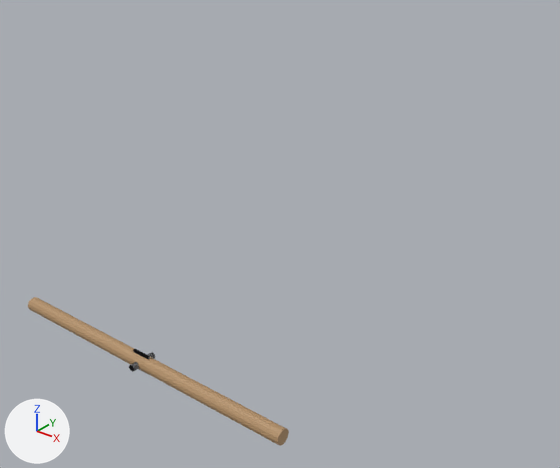
Renders of the glTF model public/models/authoring/railing-handrail-1m.glb from each side of a commit.
The view is the same before and after, from a 50 mm camera at (1.418, -1.16, 1.262) aimed at (0.383, 0.134, 0.46). Lighting does not change. The marker at lower left points along +X, +Y and +Z. The older version comes first. Where no turn or scale is listed for an object, it has been applied to the vertices. Vertices at exactly the same position are counted once.

In view in the first picture: 'Bracket_0.15', 'Handrail', 'Plate_0.85'.
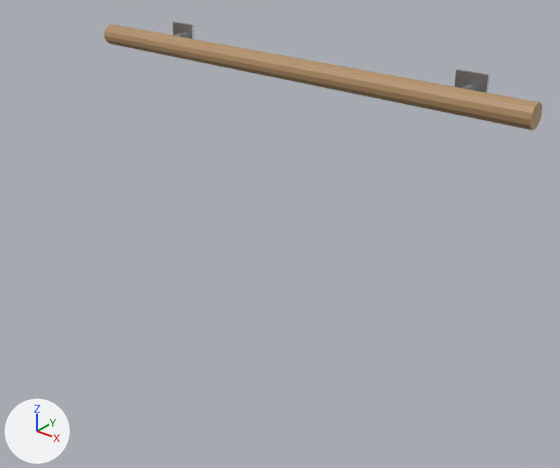
Edits to the scene script, one JSON object a line:
```json
{"block": "me_bracket_0_001", "where": "# used by ob_bracket_0_15; location = (0.0, 0.0, 0.0)"}
{"op": "remove", "block": "me_bracket_0_001", "code": "me_bracket_0_001.from_pydata(...)  # 20 vertices, 36 faces; spans x -0.0095..0.0095, y -0.04..0.04, z -0.01..0.01"}
{"op": "add", "block": "me_bracket_0_001", "code": "me_bracket_0_001.from_pydata(...)  # 20 vertices, 36 faces; spans x 0.1405..0.1595, y 0.0..0.08, z 0.89..0.91"}
{"block": "me_bracket_0_001", "change": "me_bracket_0_001 part 1: the whole mesh is moved by (0.15, 0.04, 0.9)"}
{"block": "me_bracket_0_002", "where": "# used by ob_bracket_0_85; location = (0.0, 0.0, 0.0)"}
{"op": "remove", "block": "me_bracket_0_002", "code": "me_bracket_0_002.from_pydata(...)  # 20 vertices, 36 faces; spans x -0.0095..0.0095, y -0.04..0.04, z -0.01..0.01"}
{"op": "add", "block": "me_bracket_0_002", "code": "me_bracket_0_002.from_pydata(...)  # 20 vertices, 36 faces; spans x 0.8405..0.8595, y 0.0..0.08, z 0.89..0.91"}
{"block": "me_bracket_0_002", "change": "me_bracket_0_002 part 2: the whole mesh is moved by (0.85, 0.04, 0.9)"}
{"block": "me_handrail_001", "where": "# used by ob_handrail; location = (0.0, 0.0, 0.0)"}
{"op": "remove", "block": "me_handrail_001", "code": "me_handrail_001.from_pydata(...)  # 28 vertices, 52 faces; spans x -0.5..0.5, y -0.022..0.022, z -0.021..0.021"}
{"op": "add", "block": "me_handrail_001", "code": "me_handrail_001.from_pydata(...)  # 28 vertices, 52 faces; spans x 0.0..1.0, y -0.022..0.022, z 0.879..0.921"}
{"block": "me_handrail_001", "change": "me_handrail_001 part 3: the whole mesh is moved by (0.5, 0.0, 0.9)"}
{"block": "me_plate_0_001", "where": "# used by ob_plate_0_15; location = (0.0, 0.0, 0.0)"}
{"op": "remove", "block": "me_plate_0_001", "code": "me_plate_0_001.from_pydata(...)  # 8 vertices, 12 faces; spans x -0.03..0.03, y -0.003..0.003, z -0.03..0.03"}
{"op": "add", "block": "me_plate_0_001", "code": "me_plate_0_001.from_pydata(...)  # 8 vertices, 12 faces; spans x 0.12..0.18, y 0.077..0.083, z 0.87..0.93"}
{"block": "me_plate_0_001", "change": "me_plate_0_001 part 4: the whole mesh is moved by (0.15, 0.08, 0.9)"}
{"block": "me_plate_0_002", "where": "# used by ob_plate_0_85; location = (0.0, 0.0, 0.0)"}
{"op": "remove", "block": "me_plate_0_002", "code": "me_plate_0_002.from_pydata(...)  # 8 vertices, 12 faces; spans x -0.03..0.03, y -0.003..0.003, z -0.03..0.03"}
{"op": "add", "block": "me_plate_0_002", "code": "me_plate_0_002.from_pydata(...)  # 8 vertices, 12 faces; spans x 0.82..0.88, y 0.077..0.083, z 0.87..0.93"}
{"block": "me_plate_0_002", "change": "me_plate_0_002 part 5: the whole mesh is moved by (0.85, 0.08, 0.9)"}
```

Boxes (x1, y1, x2, y2) around the edits, measured in the pictures (560 x 468 px):
```json
{"object": "Handrail", "change": "moved", "before": [28, 297, 289, 446], "after": [104, 24, 542, 130]}
{"object": "Plate_0.85", "change": "moved", "before": [133, 349, 150, 375], "after": [454, 69, 490, 93]}
{"object": "Plate_0.15", "change": "moved", "after": [173, 22, 194, 39], "on screen": "not visible before"}
{"object": "Bracket_0.15", "change": "moved", "before": [129, 352, 155, 372], "after": [174, 33, 186, 38]}
{"object": "Bracket_0.85", "change": "moved", "after": [461, 84, 475, 90], "on screen": "not visible before"}
```
